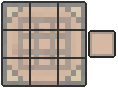
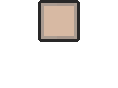
Layer changes from the first 118×88 image to the second:
renamed "frame Merged" to "Layer 1", painted on it over [1, 0, 116, 87]
removed layer "crafting table bg Merged" over [1, 0, 116, 87]
